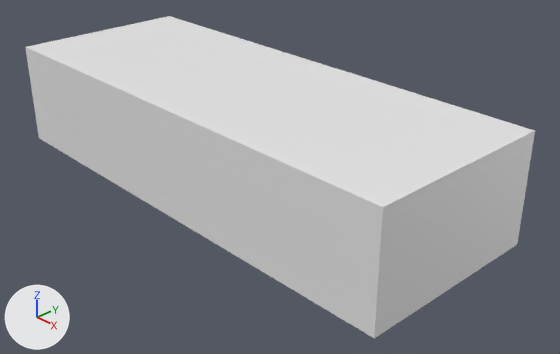
The Blender file [2026] Power Station/01 Design.blend: old version first, new version second.
Before and after are seen from a 50 mm lens placed at (0.224, -0.191, 0.125), pointed at (0.015, 0.005, -0.015). Lighting does not change. The marker at lower left points along +X, +Y and +Z. The first picture is the older version.
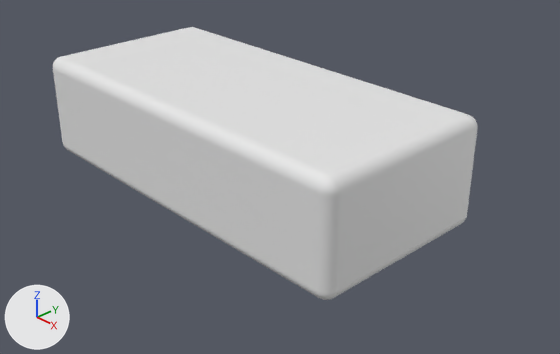
Boxes [x1, y1, x2, y2] around the edits, measured in the pictures (560 x 354 px):
'Cube', modifiers changed, rescaled (17% narrower, 15% shorter)
    before: [25, 16, 535, 338]
    after: [53, 27, 478, 300]

The change in detail:
me_cube is used by ob_cube; location (0.0, 0.0, 0.0); scale (0.105, 0.04, 0.0225).
me_cube had 8 vertices, 6 faces and spanned x -1.0..1.0, y -1.0..1.0, z -1.0..1.0.
me_cube now has 8 vertices, 6 faces and spans x -0.09..0.09, y -0.04..0.04, z -0.02..0.02.
me_cube part 1: the whole mesh is scaled about its middle by (0.085, 0.04, 0.0225).
Object 'Cube' (ob_cube) is rescaled from (0.105, 0.04, 0.0225) to (1.0, 1.0, 1.0).
Object 'Cube' (ob_cube) gains a BEVEL modifier named 'Bevel'.
Modifier setting: width = 0.005.
Modifier setting: width_pct = 0.005.
Modifier setting: segments = 100.
